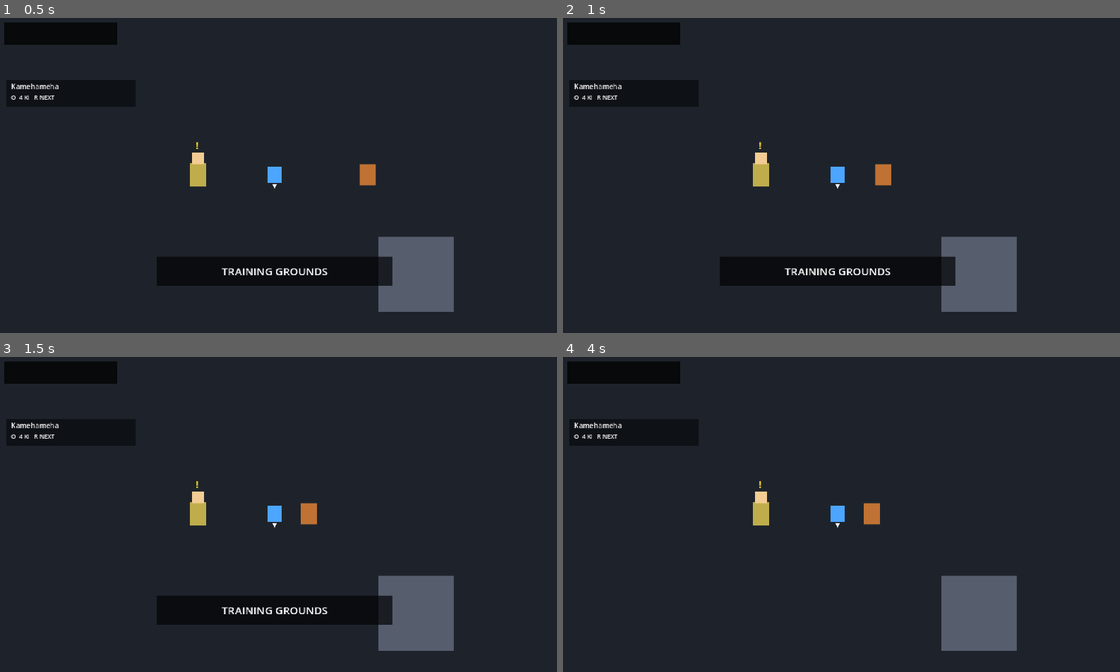
Above: before the commit, frames 1-4 (two rows, left to right).
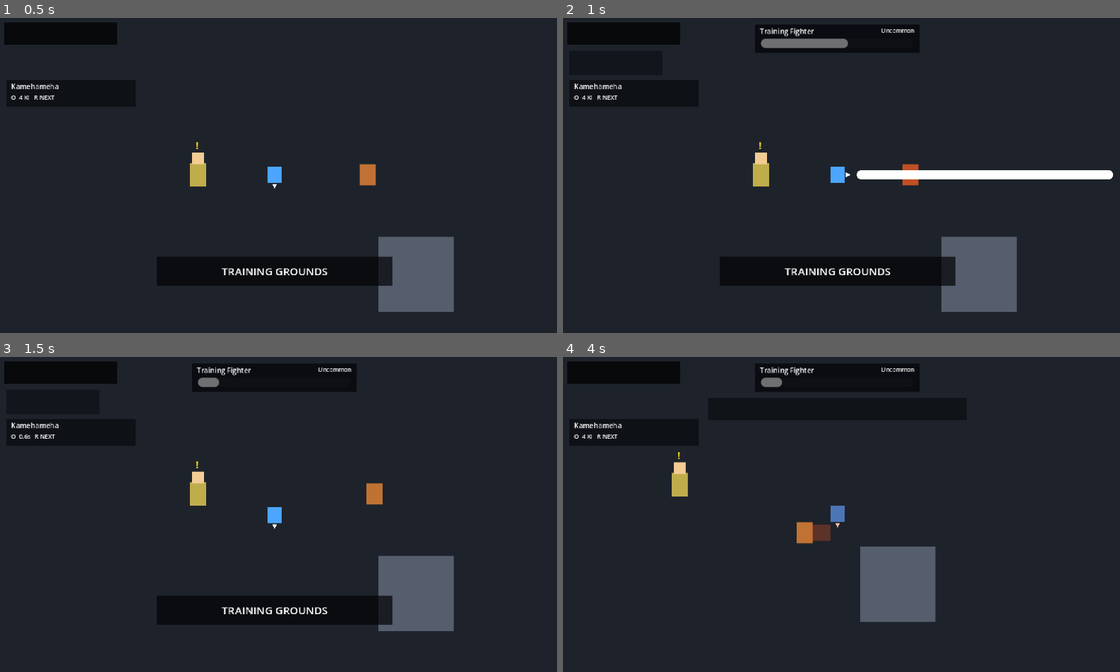
Above: after the commit, the same moments.

Repository: kikajima/dragonballsoullegacy
Game: Godot game, scene res://scenes/bootstrap/bootstrap.tscn
The game is run twice, just before and just after one commit, with the same random seed, the same clock (stepped at 60 frames per second) and the same inputs.
Inputs:
- Up to frame 1 (0.5 s): no input
- Up to frame 2 (1 s): tap Enter (ui_accept) at 0.5, 0.77 s; hold D (move_right) from 0.53 s (still down); hold O (special_attack) from 0.53 s (still down); tap J (attack) at 0.6 s
- Up to frame 3 (1.5 s): release D (move_right) at 1.28 s; release O (special_attack) at 1.28 s; hold S (move_down) from 1.28 s (still down); tap O (special_attack) at 1.35 s
- Up to frame 4 (4 s): tap Enter (ui_accept) at 1.52, 3.02, 3.77 s; tap J (attack) at 1.55, 2.1, 3.05 s; release S (move_down) at 2.03 s; hold D (move_right) 2.03-2.78 s; hold O (special_attack) 2.03-2.78 s; hold W (move_up) 2.78-3.53 s; tap Shift (block) at 2.85 s; hold A (move_left) from 3.53 s (still down); hold L (charge_ki) from 3.53 s (still down); tap O (special_attack) at 3.8 s

Frame 1 is identical in both runs. In frame 2, 3.8% of the frame differs, in the area x 34-99%, y 2-55%; in frame 3, 4.6%; in frame 4, 9.7%, in the area x 19-82%, y 2-94%.
Error before the commit: Parse Error: Too few arguments for "tick_cast()" call. Expected at least 3 but received 2. (res://actors/player/player.gd:313)

Commit message:
feat: drive sustained and charged specials from held input

Diff:
--- a/actors/player/player.gd
+++ b/actors/player/player.gd
@@ -310,7 +310,11 @@
 	charge_aura.visible = false
 	movement_component.stop(self)
 
-	special_attack_component.tick_cast(self, delta)
+	special_attack_component.tick_cast(
+		self,
+		delta,
+		input_controller.is_special_attack_held()
+	)
 
 	if special_attack_component.is_casting():
 		var cast_state := special_attack_component.get_cast_state()
